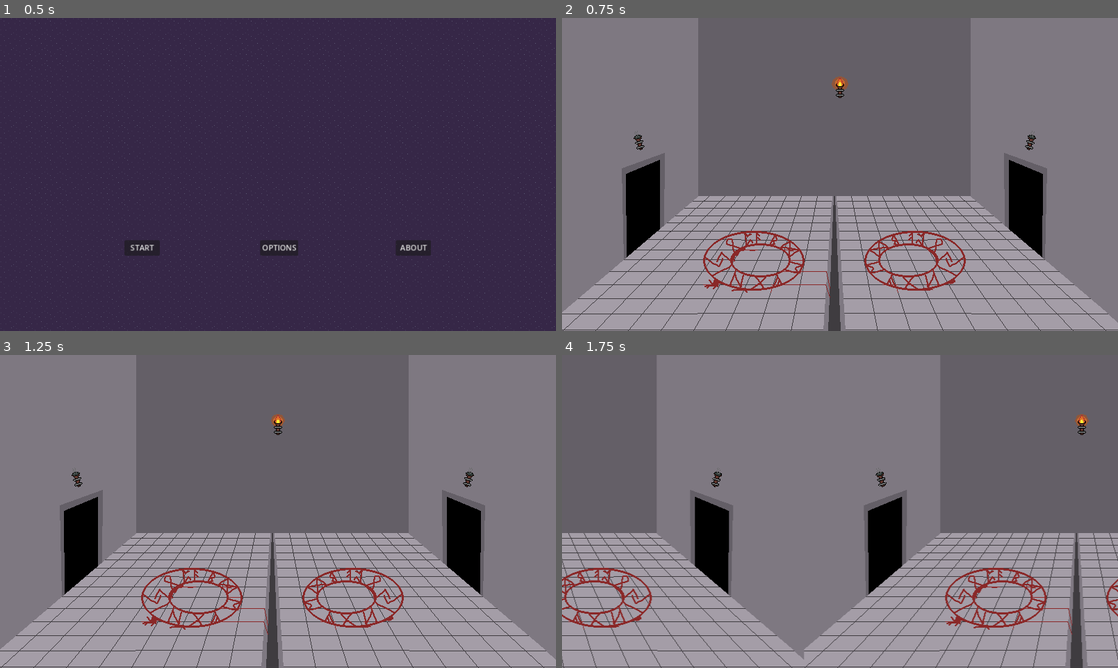
Above: before the commit, frames 1-4 (two rows, left to right).
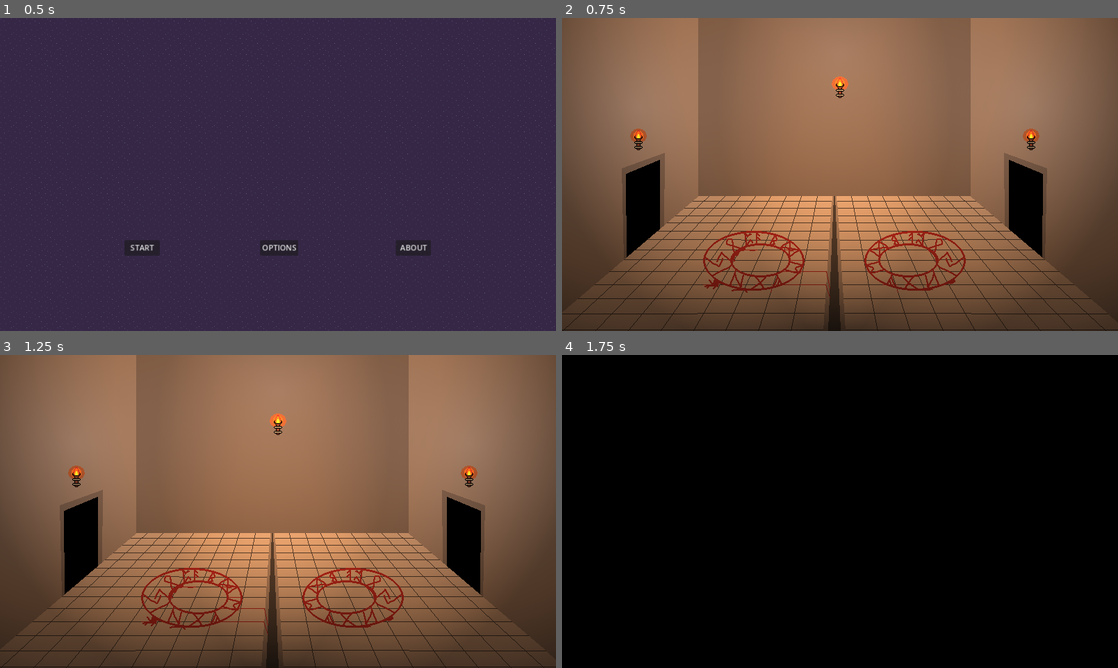
Above: after the commit, the same moments.

Repository: lewis785/ludum-dare-55
Game: Godot game, scene res://scenes/levels/main_menu.tscn
The game is run twice, just before and just after one commit, with the same random seed, the same clock (stepped at 60 frames per second) and the same inputs.
Inputs (mouse positions are in pixels of both pictures, inside the frame that each line leads up to):
- Up to frame 1 (0.5 s): no input
- Up to frame 2 (0.75 s): click "START" at 0.5 s
- Up to frame 3 (1.25 s): no input
- Up to frame 4 (1.75 s): tap Enter at 1.25 s; move the mouse to (962, 495) at 1.27 s; hold Enter from 1.28 s (still down); click (962, 495) at 1.42 s; tap Space at 1.52 s

Frame 1 is identical in both runs. In frame 2, 96% of the frame differs, in the area x 0-100%, y 0-100%; in frame 3, 96%; in frame 4, 97%.

Commit message:
EDIT sliding room has been greatly improved

Diff:
--- a/project.godot
+++ b/project.godot
@@ -23,3 +23,4 @@
 
 renderer/rendering_method="gl_compatibility"
 renderer/rendering_method.mobile="gl_compatibility"
+environment/defaults/default_clear_color=Color(0, 0, 0, 1)
--- /dev/null
+++ b/scenes/background_tools/darkness.tres
@@ -0,0 +1,3 @@
+[gd_resource type="CanvasItemMaterial" format=3 uid="uid://dfe7af4v5j5i1"]
+
+[resource]
--- a/scenes/levels/room.tscn
+++ b/scenes/levels/room.tscn
@@ -1,7 +1,8 @@
-[gd_scene load_steps=3 format=3 uid="uid://culpis2kpkslw"]
+[gd_scene load_steps=4 format=3 uid="uid://culpis2kpkslw"]
 
 [ext_resource type="Texture2D" uid="uid://crs8kox2y0gj7" path="res://assets/backgrounds/room_temp.png" id="1_son88"]
 [ext_resource type="PackedScene" uid="uid://f7pi0x6o1uvq" path="res://scenes/background_tools/snap_point.tscn" id="2_n8nla"]
+[ext_resource type="PackedScene" uid="uid://c30y088bbp04r" path="res://scenes/props/torch.tscn" id="3_7h2qe"]
 
 [node name="Room" type="TextureRect"]
 anchors_preset = 8
@@ -20,3 +21,12 @@
 
 [node name="SnapPoint0" parent="." instance=ExtResource("2_n8nla")]
 position = Vector2(399, 225)
+
+[node name="Torch0" parent="." instance=ExtResource("3_7h2qe")]
+position = Vector2(110, 175)
+
+[node name="Torch1" parent="." instance=ExtResource("3_7h2qe")]
+position = Vector2(400, 100)
+
+[node name="Torch2" parent="." instance=ExtResource("3_7h2qe")]
+position = Vector2(675, 175)
--- a/scenes/levels/sliding_window.gd
+++ b/scenes/levels/sliding_window.gd
@@ -1,18 +1,19 @@
 extends Node2D
 
 @onready var camera = $Camera2D
-@onready var torch_animation = $TorchAnimation
-
 @export var cameraSpeed: int
 @export var lives: int
 
-var roomScene = load("res://scenes/levels/room.tscn")
-var torchScene = load("res://scenes/props/torch.tscn")
+var roomScene = preload("res://scenes/levels/room.tscn")
+
+var roomInstance1 = roomScene.instantiate()
+var roomInstance2 = roomScene.instantiate()
+
+var target_coordinates = Vector2(400,225)	#Initialise the variable so it doesnt complain
+var camera_coordinates = Vector2(400,225)
 
 var target = 0
-var target_coordinates = Vector2(400,225)	#Initialise the variable so it doesnt complain
-var camera_coordinates = Vector2(400,225)
-#: Array[PackedScene] = []
+var roomsMade = -1	#Has to be negative for initial room to be instantiated.
 
 #Camera set to 1.44
 func _ready():
@@ -20,37 +21,67 @@
 
 func _input(_event):
 	if(Input.is_key_pressed(KEY_ENTER)):	#UPDATE WHEN BATTLE ENDS
-			_createNextRoom(target+1)
 			target+=1
-			target_coordinates = Vector2(400+(800*target), 225)
-
 
 func _process(delta):
 	camera_coordinates = camera.get_position()
-	camera.position = camera_coordinates.lerp(target_coordinates, cameraSpeed*delta)
+	camera.position = camera_coordinates.move_toward(target_coordinates, cameraSpeed*delta)
 	camera.set_position(camera.position)
+	_createNextRoom(target)
 
 func _createNextRoom(nextRoom):
-		var roomInstance = roomScene.instantiate()
-		roomInstance.position = Vector2((800*nextRoom), 0)
-		add_child(roomInstance)
+	if(nextRoom %2 == 0):
+		_createNextRoomEven(nextRoom)
+	else:
+		_createNextRoomOdd(nextRoom)
 
-		for x in range(3):
-			#print("creating torch")
-			var torchInstance: Node2D = torchScene.instantiate()
-			add_child(torchInstance)
+func _createNextRoomOdd(nextRoom):
+	roomInstance1.find_child("Torch0").find_child("TorchAnimation").animation = "notLitFam"
+	roomInstance1.find_child("Torch0").find_child("PointLight2D").energy = 0.0
+	roomInstance1.find_child("Torch1").find_child("TorchAnimation").animation = "notLitFam"
+	roomInstance1.find_child("Torch1").find_child("PointLight2D").energy = 0.0
+	roomInstance1.find_child("Torch2").find_child("TorchAnimation").animation = "notLitFam"
+	roomInstance1.find_child("Torch2").find_child("PointLight2D").energy = 0.0
+	if(nextRoom > roomsMade):
 
-			if(x == 0):
-				torchInstance.position = Vector2(110+(800*nextRoom), 175)
-				torchInstance.set_rotation_degrees(-15)
-				if(lives < 2):
-					torchInstance.find_child("TorchAnimation").animation = "notLitFam"
-			if(x == 1):
-				torchInstance.position = Vector2(400+(800*nextRoom), 100)
-				if(lives < 1):
-					torchInstance.find_child("TorchAnimation").animation = "notLitFam"
-			if(x == 2):
-				if(lives < 3):
-					torchInstance.find_child("TorchAnimation").animation = "notLitFam"
-				torchInstance.position = Vector2(675+(800*nextRoom), 175)
-				torchInstance.set_rotation_degrees(15)
+		roomInstance1.position = Vector2((800*nextRoom), 0)
+		add_child(roomInstance1)
+		roomsMade += 1
+		if(nextRoom == roomsMade):
+			target_coordinates = Vector2(400+(800*target), 225)
+	if(target_coordinates == camera_coordinates):
+		if(lives >= 2):
+			roomInstance1.find_child("Torch0").find_child("TorchAnimation").animation = "litfam"
+			roomInstance1.find_child("Torch0").find_child("PointLight2D").energy = 12.0
+		if(lives >= 1):
+			roomInstance1.find_child("Torch1").find_child("TorchAnimation").animation = "litfam"
+			roomInstance1.find_child("Torch1").find_child("PointLight2D").energy = 12.0
+		if(lives >= 3):
+			roomInstance1.find_child("Torch2").find_child("TorchAnimation").animation = "litfam"
+			roomInstance1.find_child("Torch2").find_child("PointLight2D").energy = 12.0
+
+func _createNextRoomEven(nextRoom):
+	roomInstance2.find_child("Torch0").find_child("TorchAnimation").animation = "notLitFam"
+	roomInstance2.find_child("Torch0").find_child("PointLight2D").energy = 0.0
+	roomInstance2.find_child("Torch1").find_child("TorchAnimation").animation = "notLitFam"
+	roomInstance2.find_child("Torch1").find_child("PointLight2D").energy = 0.0
+	roomInstance2.find_child("Torch2").find_child("TorchAnimation").animation = "notLitFam"
+	roomInstance2.find_child("Torch2").find_child("PointLight2D").energy = 0.0
+	if(nextRoom > roomsMade):
+
+		roomInstance2.position = Vector2((800*nextRoom), 0)
+		add_child(roomInstance2)
+		roomsMade += 1
+		if(nextRoom == roomsMade):
+			target_coordinates = Vector2(400+(800*target), 225)
+
+	if(target_coordinates == camera_coordinates):
+		if(lives >= 2):
+			roomInstance2.find_child("Torch0").find_child("TorchAnimation").animation = "litfam"
+			roomInstance2.find_child("Torch0").find_child("PointLight2D").energy = 12.0
+		if(lives >= 1):
+			roomInstance2.find_child("Torch1").find_child("TorchAnimation").animation = "litfam"
+			roomInstance2.find_child("Torch1").find_child("PointLight2D").energy = 12.0
+		if(lives >= 3):
+			roomInstance2.find_child("Torch2").find_child("TorchAnimation").animation = "litfam"
+			roomInstance2.find_child("Torch2").find_child("PointLight2D").energy = 12.0
--- a/scenes/levels/sliding_window.tscn
+++ b/scenes/levels/sliding_window.tscn
@@ -1,11 +1,15 @@
-[gd_scene load_steps=2 format=3 uid="uid://d2arbyrhcflvl"]
+[gd_scene load_steps=3 format=3 uid="uid://d2arbyrhcflvl"]
 
 [ext_resource type="Script" path="res://scenes/levels/sliding_window.gd" id="1_6pdol"]
+[ext_resource type="Material" uid="uid://dfe7af4v5j5i1" path="res://scenes/background_tools/darkness.tres" id="1_e44qa"]
 
 [node name="SlidingWindow" type="Node2D"]
+modulate = Color(0.0627451, 0.0627451, 0.0627451, 1)
+self_modulate = Color(0.337255, 0.337255, 0.337255, 1)
+material = ExtResource("1_e44qa")
 script = ExtResource("1_6pdol")
-cameraSpeed = 4
-lives = 1
+cameraSpeed = 750
+lives = 3
 
 [node name="Camera2D" type="Camera2D" parent="."]
 position = Vector2(400, 225)
--- a/scenes/props/torch.tscn
+++ b/scenes/props/torch.tscn
@@ -79,11 +79,30 @@
 "speed": 5.0
 }]
 
+[sub_resource type="Gradient" id="Gradient_5sqro"]
+offsets = PackedFloat32Array(0, 0.51782, 1)
+colors = PackedColorArray(1, 1, 1, 1, 0.941176, 0.776471, 0.576471, 0.796078, 0, 0, 0, 1)
+
+[sub_resource type="GradientTexture2D" id="GradientTexture2D_lkec4"]
+gradient = SubResource("Gradient_5sqro")
+width = 1000
+height = 1000
+fill = 1
+fill_from = Vector2(0.5, 0.45)
+fill_to = Vector2(0.1, 0.2)
+metadata/_snap_enabled = true
+metadata/_snap_count = 20
+
 [node name="Torch" type="Node2D"]
 
 [node name="TorchAnimation" type="AnimatedSprite2D" parent="."]
 texture_filter = 1
 sprite_frames = SubResource("SpriteFrames_f33f6")
-animation = &"notLitFam"
-autoplay = "litfam"
-frame_progress = 0.912319
+animation = &"litfam"
+autoplay = "notLitFam"
+
+[node name="PointLight2D" type="PointLight2D" parent="."]
+color = Color(1, 0.858824, 0.694118, 1)
+energy = 0.0
+texture = SubResource("GradientTexture2D_lkec4")
+texture_scale = 0.96
Not shown: 1 places in scenes/props/torch.tscn that only renumber resources
